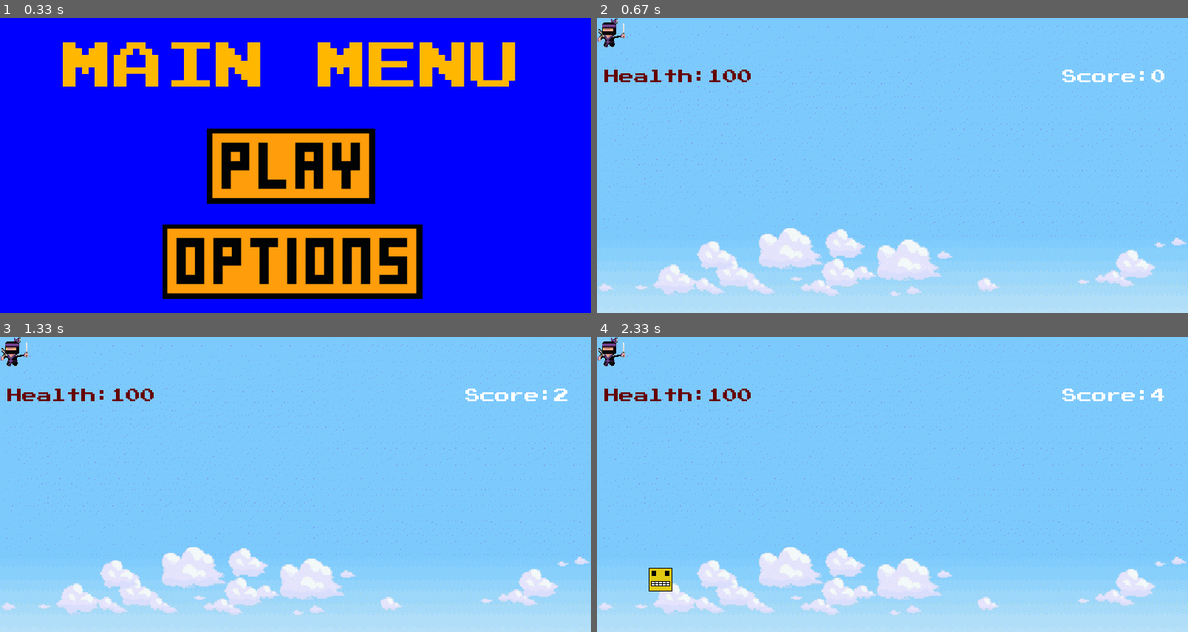
Above: before the commit, frames 1-4 (two rows, left to right).
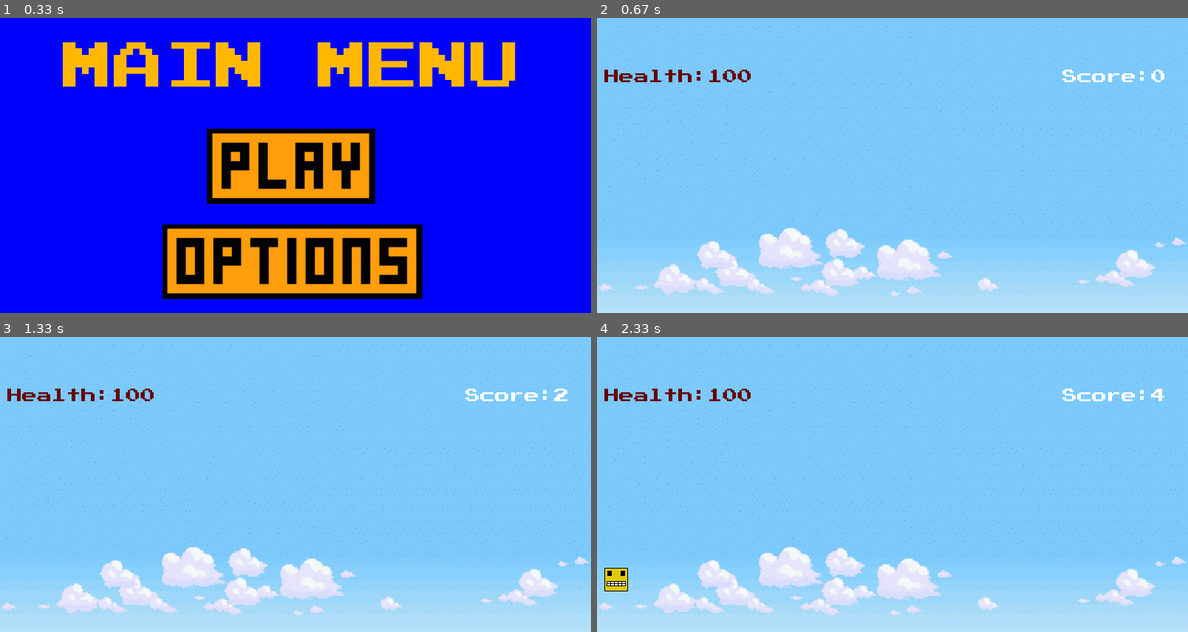
Above: after the commit, the same moments.

Repository: i-kratko/pygame-tues-fest
Game: pygame game, started from Code/main.py
Two runs of this game, one before a commit and one after it. Both use one fixed random seed, a clock stepped at 60 frames per second and the inputs below.
Inputs (mouse positions are in pixels of both pictures, inside the frame that each line leads up to):
- Up to frame 1 (0.33 s): no input
- Up to frame 2 (0.67 s): click (892, 165) at 0.38 s
- Up to frame 3 (1.33 s): hold D 0.67-1.13 s; move the mouse to (295, 502) at 0.7 s
- Up to frame 4 (2.33 s): hold A 1.67-2.2 s; tap Space at 2.23 s

Frame 1 is identical in both runs. In frame 2, 0.2% of the frame differs, in the area x 0-5%, y 0-10%; in frame 3, 0.2%; in frame 4, 0.9%, in the area x 0-13%, y 0-87%.

Commit message:
bancig
Oniq masichki, koito imat trion na tqh i toi se vurti. izpolzva se za rqzane na durvo, no moje i da vi nareje i prustite i da vi stane leko BRUH.

Diff:
--- a/Code/boss.py
+++ b/Code/boss.py
@@ -12,6 +12,8 @@
         self.y = int(y)
         self.velX = 0
         self.velY = 0
+        self.rect.x = self.x
+        self.rect.y = self.y
         self.rightPressed = False
         self.leftPressed = False
         self.upPressed = False
@@ -21,4 +23,4 @@
         self.facingUp = False
         self.facingDown = False
         self.speed = 10
-        self.health = 100
+        self.health = 500
--- a/Code/main.py
+++ b/Code/main.py
@@ -123,9 +123,8 @@
         spawn_platform=pygame.USEREVENT
         pygame.time.set_timer(spawn_platform, const.spawn_platform_time)
         #creating the player
-        player = Player(100, 408, const.playerSpritePath, 100)
-        dagger = Weapon(350,408, const.daggerSpritePath, 20)
-        dagger.pickUp(player)
+        player = Player(40, 408, const.playerSpritePath, 100)
+        dagger = Weapon(350,418, const.daggerSpritePath, 20)
         playerGroup = pygame.sprite.Group()
         playerGroup.add(player)
         #score
@@ -206,7 +205,8 @@
                     jumpingTimer = 120
 
             player.update()
-            if player.rect.bottom>450:
+            dagger.pickUp(player)
+            if player.rect.bottom > 450:
                 const.playerMovement += const.gravity
             player.rect.centery += const.playerMovement
             display.blit(bgScaled, (0, 0))
--- a/Code/weapon.py
+++ b/Code/weapon.py
@@ -11,8 +11,10 @@
         self.rect = self.image.get_rect()
         self.x = int(x)
         self.y = int(y)
+        self.rect.x = self.x
+        self.rect.y = self.y
         self.damage = int(damage)
 
     def pickUp(self, player):
-        if self.rect.colliderect(player):
-            print("bruH")
+        if self.rect.colliderect(player.rect):
+            print("leko mi e bruh.")
